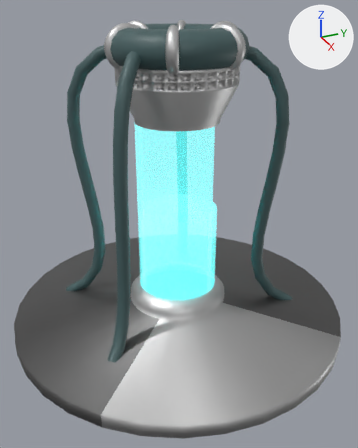
Renders of the Blender file Assets/Models/pod.blend from each side of a commit.
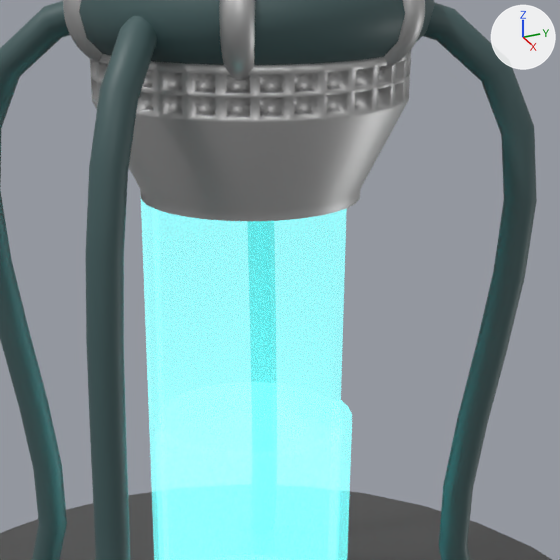
Each version is shown whole from a camera (50 mm lens) standing at (10.55, -4.71, 6.06) and looking at (0.18, -0.04, 0.87), then close up on the part from 22% to 83% of the width and 10% to 59% of the height. Arrows for +X, +Y and +Z are at upper right; the lights stay in place. Both versions are drawn at frame 50 of the action 'Cylinder.001Action'; the numbers are the values there.

Names of what the first close-up shows: 'Door', 'Pod'.
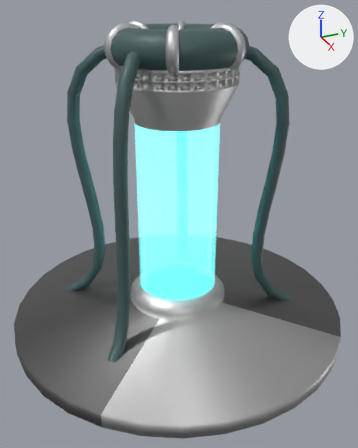
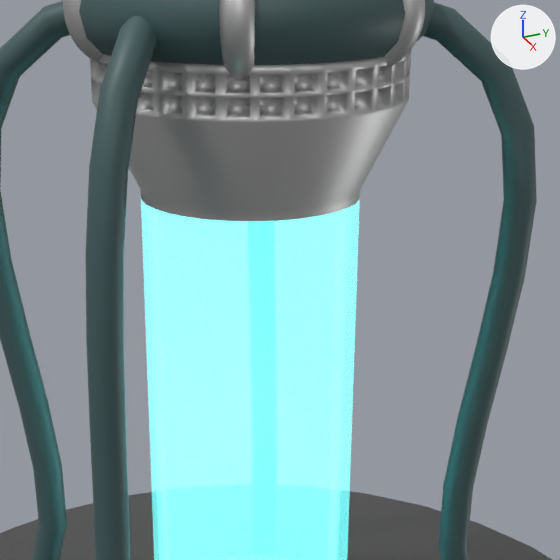
Diff of the bpy script that builds the scene:
```diff
--- a/Assets/Models/pod.blend.py
+++ b/Assets/Models/pod.blend.py
@@ ob_door @@
 ob_door = bpy.data.objects.new('Door', me_cylinder_001)
-ob_door.location = (0.0, 0.0, -0.9)
+ob_door.location = (0.0, 0.0, 1.28)
 ob_door.scale = (1.0, 1.0, 2.2)
```

Location of each change, (x1, y1, x2, y2) in pixels of the close-ups (560 x 560 px):
'Door', moved: before (155, 382, 352, 560); after (147, 199, 360, 560)
